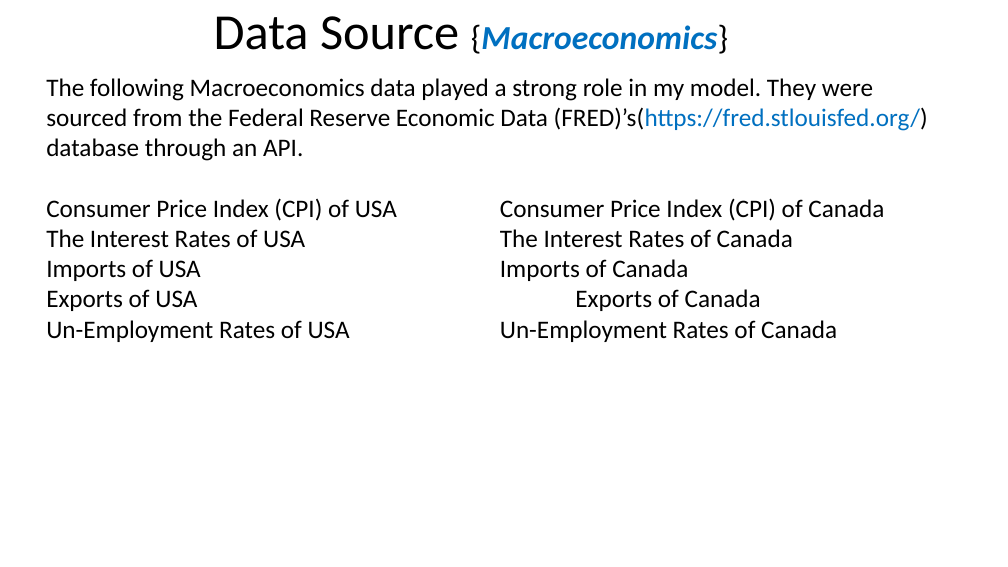
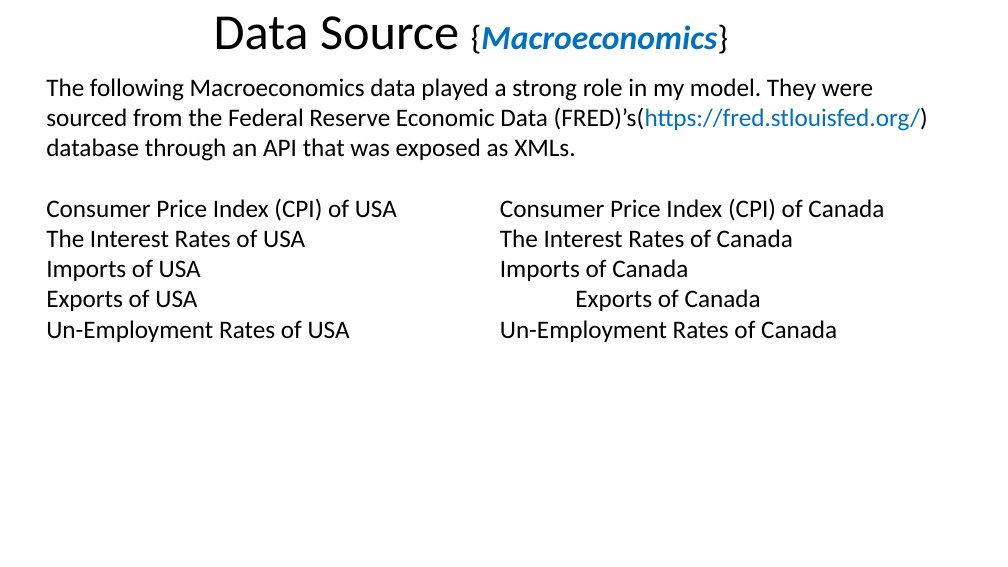
Before and after one commit to Akubue4U/PyProjects, a slide deck: slide 9 of MyBDAThesis/Akubue Simon - Thesis Presentation.pptx. Drawn at 1008x567 pixels with LibreOffice and Linux fonts; fonts in the diff are those of the drawing. Boxes give left, top, right and bottom in pixels: in the first picture for what was removed or moved away, otherwise in the second. Text is boxed around its words. In the diff, an @@ line names an element or a change of style, - is before the commit and + after.

```diff
--- a/MyBDAThesis/Akubue Simon - Thesis Presentation.pptx
+++ b/MyBDAThesis/Akubue Simon - Thesis Presentation.pptx
@@ text at bbox=[46, 78, 928, 161]: text changed @@
-The following Macroeconomics data played a strong role in my model. They were sourced from the Federal Reserve Economic Data (FRED)’s(https://fred.stlouisfed.org/) database through an API.
+The following Macroeconomics data played a strong role in my model. They were sourced from the Federal Reserve Economic Data (FRED)’s(https://fred.stlouisfed.org/) database through an API that was exposed as XMLs.
```
Also in this commit, not shown: 18 other slides changed, 2 slides added, 2 other files.
